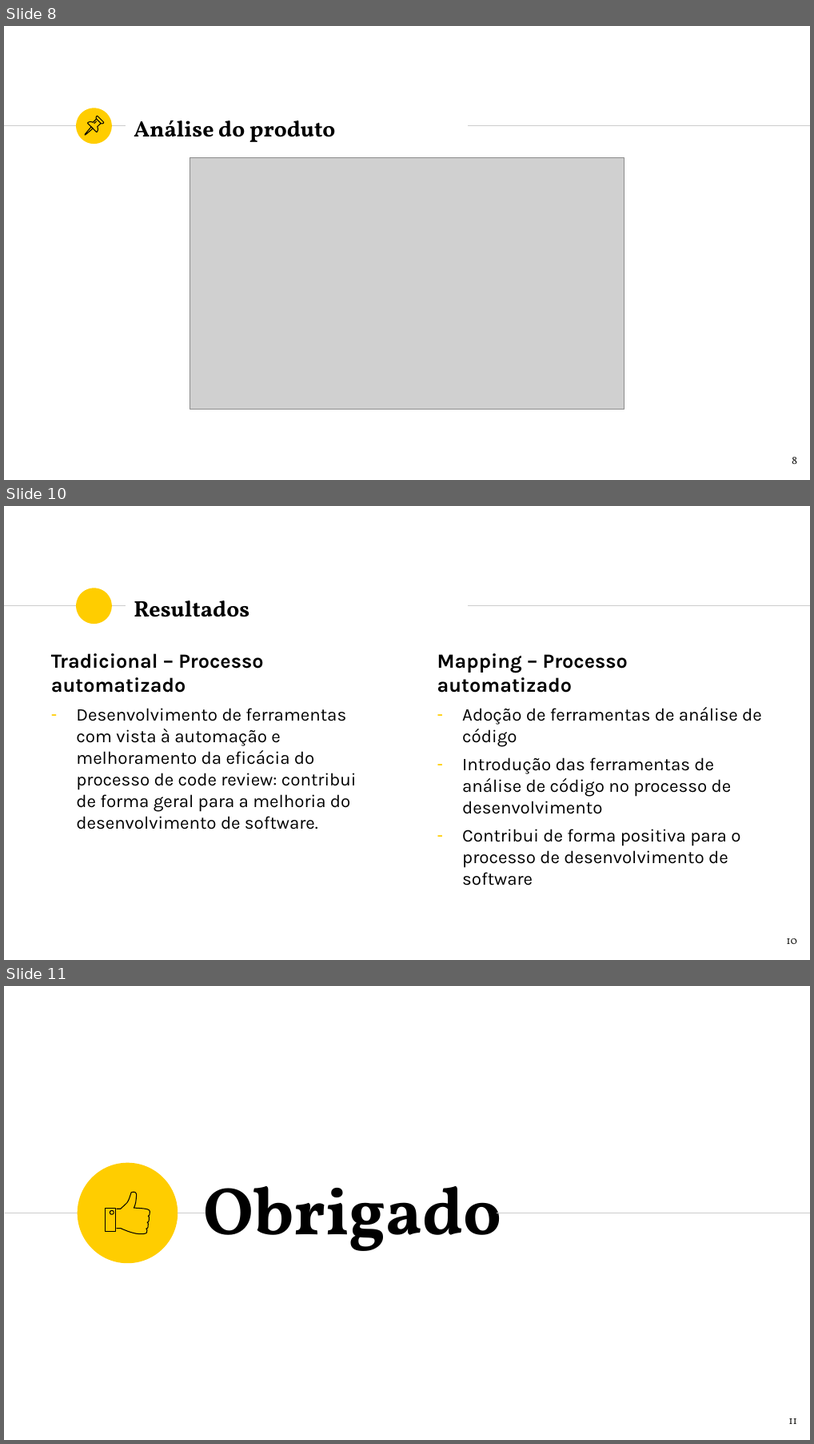
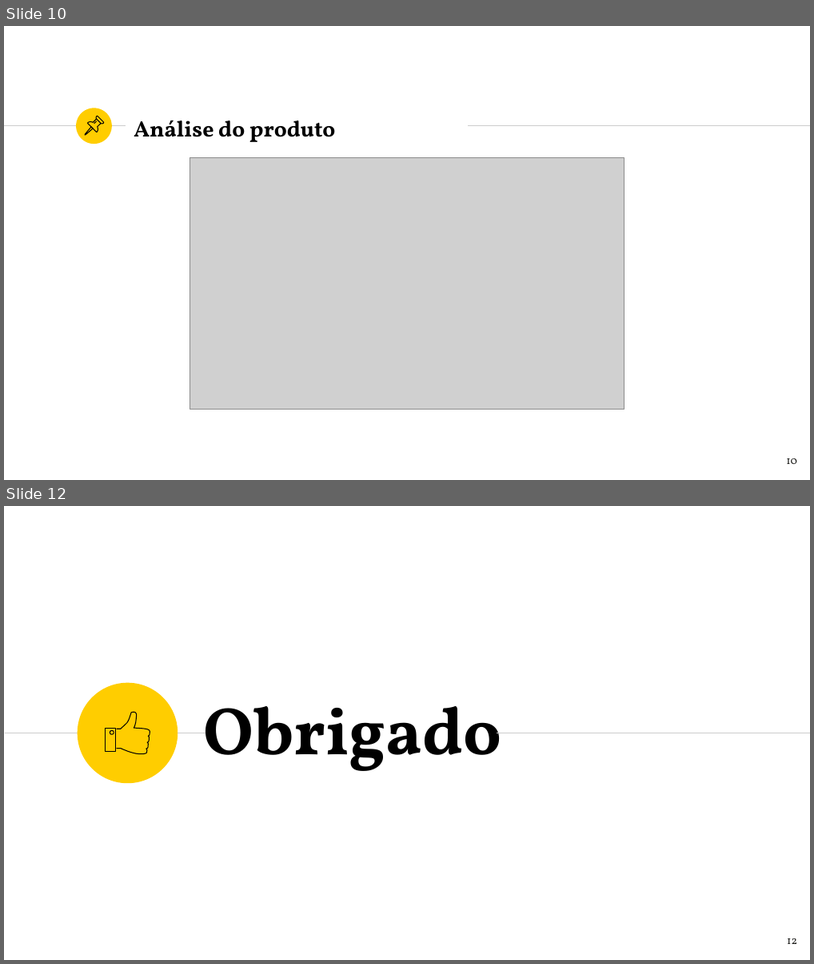
Before and after one commit to k4rd050/qesoft_g12, a slide deck: QESOFT-TP2-Grupo12-Apresentacao.pptx. Shown one above the other, each under a label of ours: slides 8, 10 and 11 before the commit, slides 10 and 12 after it; the slides between them are not shown. The pictures are 814x1444 and 814x964 pixels, drawn with LibreOffice and Linux fonts; fonts in the diff are those of the drawing; grey boxes stand for pictures. Boxes give left, top, right and bottom in pixels: in the first picture for what was removed or moved away, otherwise in the second. Text is boxed around its words. In the diff, an @@ line names an element or a change of style, - is before the commit and + after.

Commit message:
Add project choice and process results to PowerPoint presentation

```diff
--- a/QESOFT-TP2-Grupo12-Apresentacao.pptx
+++ b/QESOFT-TP2-Grupo12-Apresentacao.pptx
@@ slide 10 removed at [4,506,810,960], background #FFFFFF; not listed: 3 template elements that a slide beside it also shows @@
@@ title removed at [134,600,250,617] @@
-Resultados
@@ text removed at [51,653,357,829] @@
-Tradicional – Processo automatizado
-– Desenvolvimento de ferramentas com vista à automação e melhoramento da eficácia do processo de code review: contribui de forma geral para a melhoria do desenvolvimento de software.
@@ text removed at [438,653,762,885] @@
-Mapping – Processo automatizado
-– Adoção de ferramentas de análise de código
-– Introdução das ferramentas de análise de código no processo de desenvolvimento
-– Contribui de forma positiva para o processo de desenvolvimento de software
@@ page number removed at [786,938,798,944] @@
-10
@@ what was slide 8 is now slide 10 @@
@@ page number at [786,458,798,464]: text changed @@
-8
+10
@@ what was slide 11 is now slide 12 @@
@@ page number at [787,938,798,944]: text changed @@
-11
+12
```
Also in this commit, not shown: 2 slides changed, 3 slides added, 1 other slide removed.
